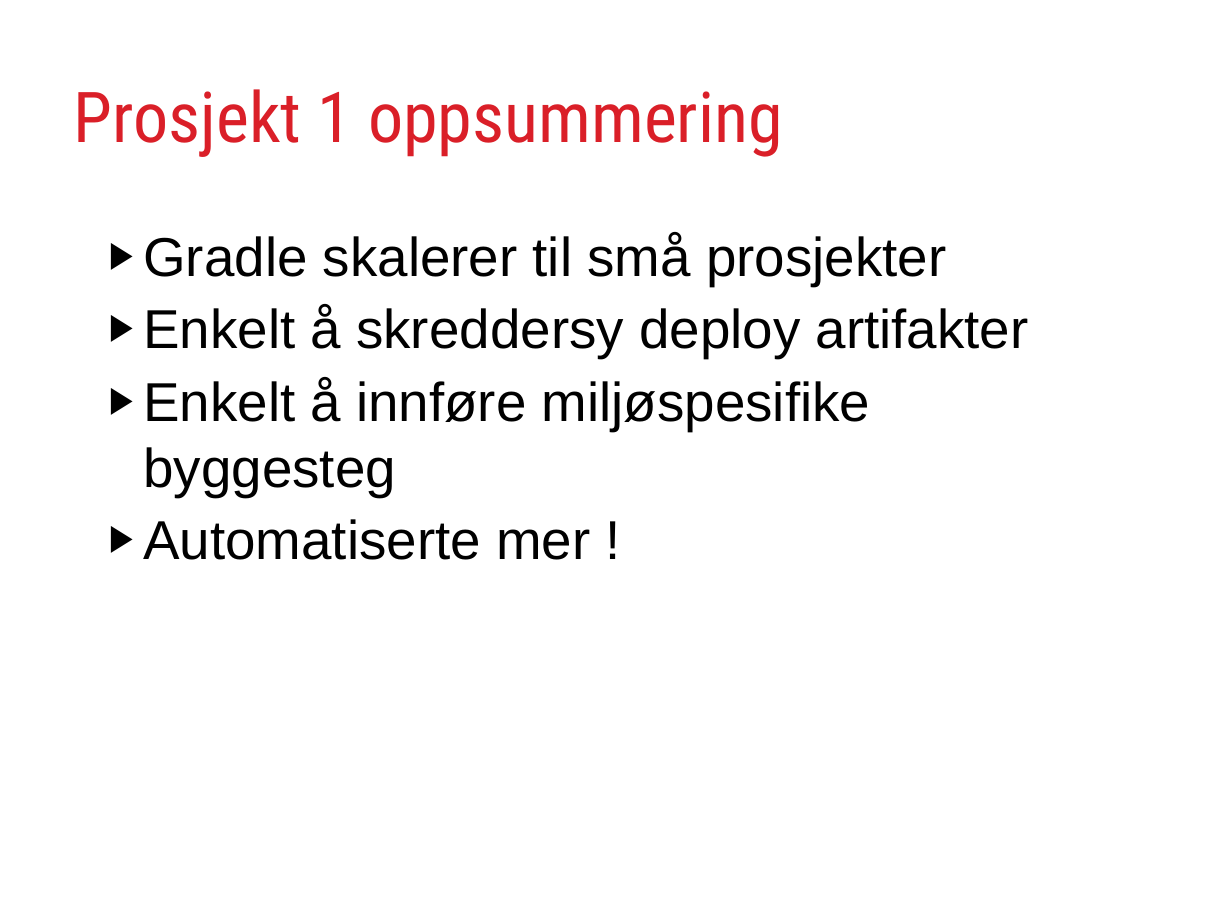
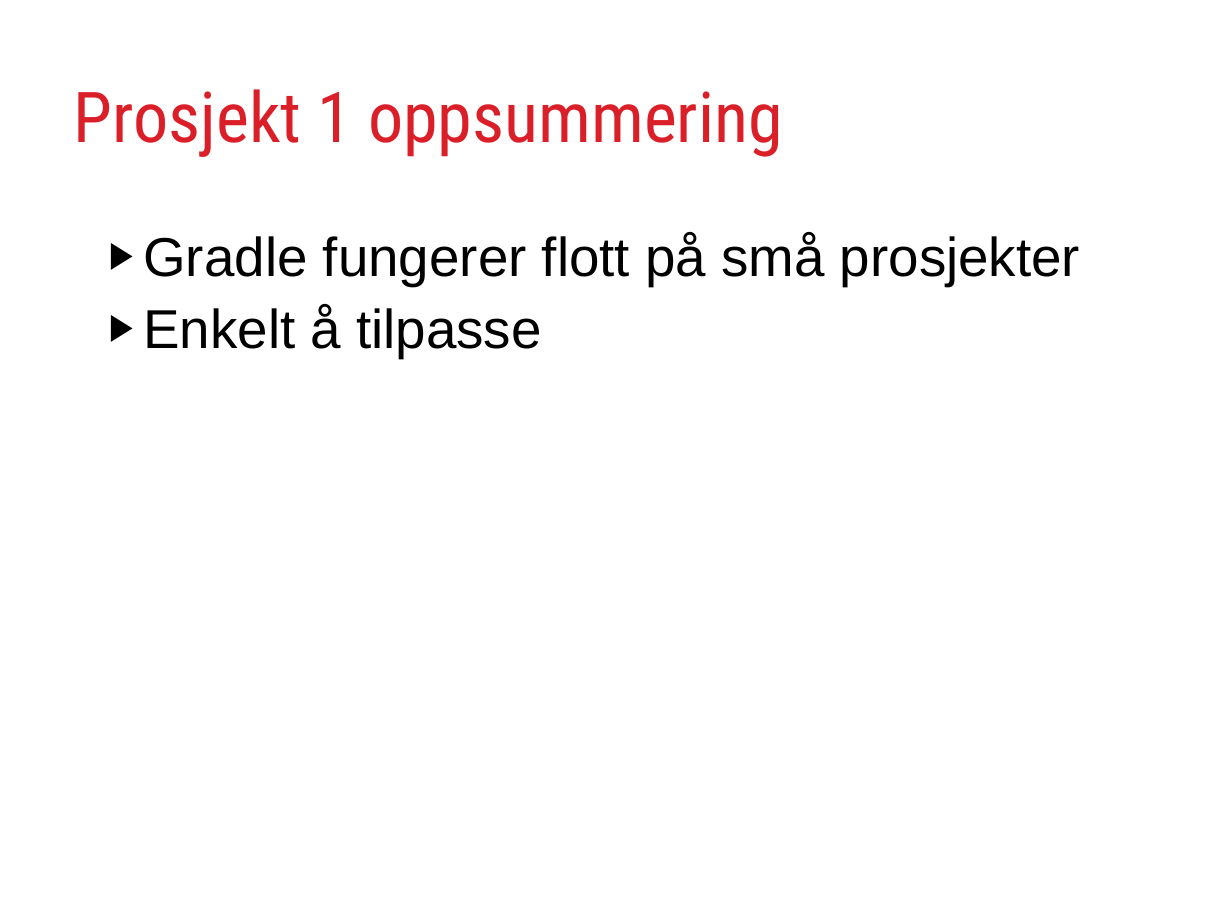
Before and after one commit to rundis/GradleJZ2012, a slide deck: slide 15 of GradleYourBuild.ppt (slide 14 before the commit). Drawn at 1232x924 pixels with LibreOffice and Linux fonts; fonts in the diff are those of the drawing. Boxes give left, top, right and bottom in pixels: in the first picture for what was removed or moved away, otherwise in the second. Text is boxed around its words. In the diff, an @@ line names an element or a change of style, - is before the commit and + after.

```diff
--- a/GradleYourBuild.ppt
+++ b/GradleYourBuild.ppt
@@ text at [143,233,1080,358]: text changed @@
-▶ Gradle skalerer til små prosjekter
-▶ Enkelt å skreddersy deploy artifakter
-▶ Enkelt å innføre miljøspesifike byggesteg
-▶ Automatiserte mer !
+▶ Gradle fungerer flott på små prosjekter
+▶ Enkelt å tilpasse
```
Also in this commit, not shown: 16 other slides changed, 6 slides added, 8 slides removed.
